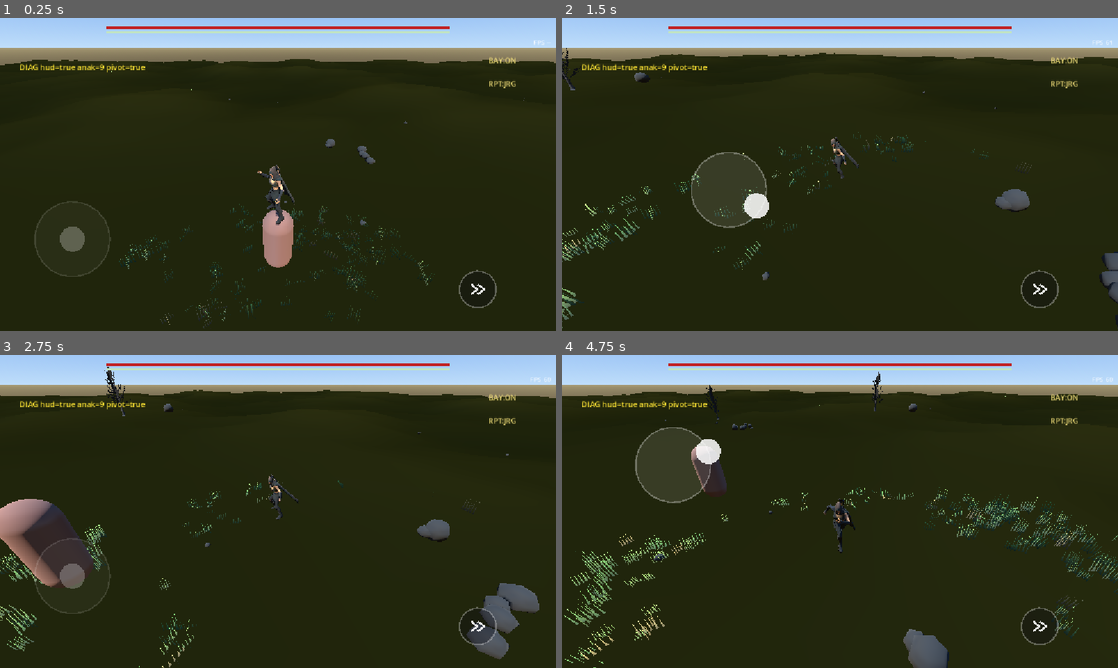
Above: before the commit, frames 1-4 (two rows, left to right).
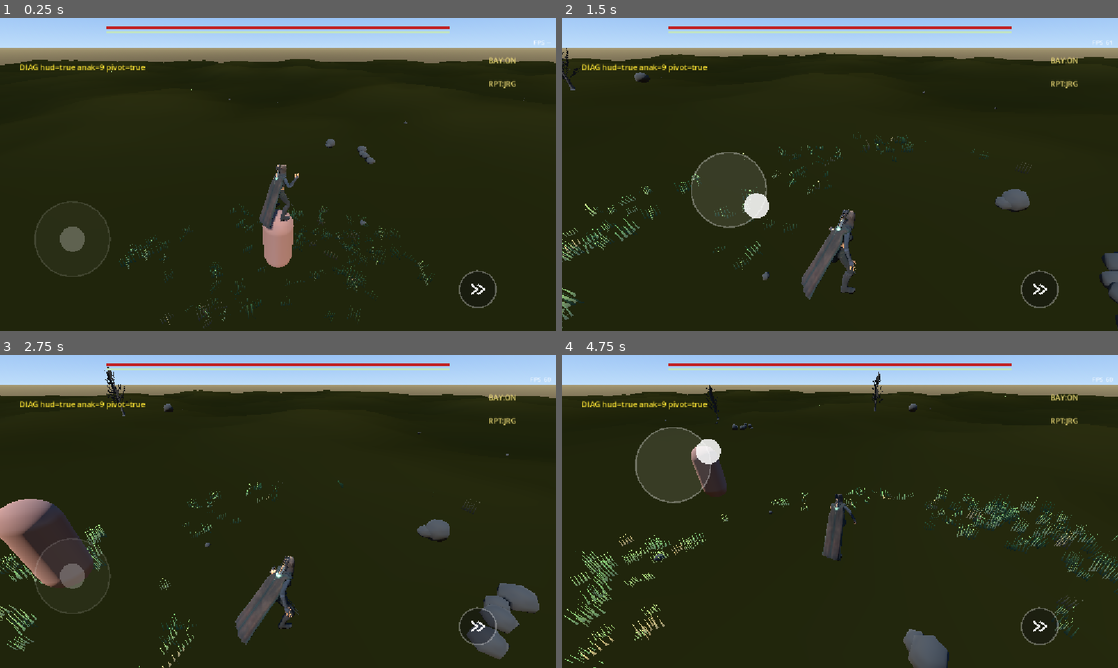
Above: after the commit, the same moments.

Repository: muzape28-blip/ZDEV-RPG
Game: Godot game, scene res://scenes/main.tscn
The game is run twice, just before and just after one commit, with the same random seed, the same clock (stepped at 60 frames per second) and the same inputs.
Inputs (mouse positions are in pixels of both pictures, inside the frame that each line leads up to):
- Up to frame 1 (0.25 s): no input
- Up to frame 2 (1.5 s): drag from (1040, 290) to (895, 105) at 0.52 s; drag from (728, 190) to (812, 237) at 1.27 s
- Up to frame 3 (2.75 s): move the mouse to (333, 442) at 2.02 s; click (333, 442) at 2.17 s
- Up to frame 4 (4.75 s): drag from (812, 574) to (673, 464) at 2.77 s; move the mouse to (1006, 558) at 3.52 s; click (1006, 558) at 3.67 s; drag from (673, 464) to (756, 433) at 4.27 s

The runs differ from the first frame. In frame 1, 0.7% of the frame differs, in the area x 46-54%, y 46-68%; in frame 2, 1.3%; in frame 3, 1.4%, in the area x 42-54%, y 38-93%; in frame 4, 0.6%.

Commit message:
fix KENDALA UAT: flip model Mixamo (+Z), rot-hold dodge, pitch mendongak
- model.rotation.y=PI: hilangkan moonwalk & kamera-di-depan
- rot_hold 0.3s: dodge tak langsung snap balik arah
- PITCH_MAX 0.6 + look_at naik: bisa lihat langit

Co-authored-by: arena-agent <297053741+arena-agent@users.noreply.github.com>

Diff:
--- a/scripts/camera_follow.gd
+++ b/scripts/camera_follow.gd
@@ -51,4 +51,6 @@
 		dist = lerp(dist, DIST_DEFAULT, RECENTER_SPEED * dt)
 
 	if cam != null:
-		cam.look_at(target.global_position + Vector3(0.0, 1.55, 0.0), Vector3.UP)
+		# pitch tinggi => target look-at naik, biar bisa mendongak ke langit
+		var look_h := 1.55 + maxf(0.0, rotation.x - 0.25) * 3.0
+		cam.look_at(target.global_position + Vector3(0.0, look_h, 0.0), Vector3.UP)
--- a/scripts/hud.gd
+++ b/scripts/hud.gd
@@ -9,7 +9,7 @@
 const CAM_SENS := 0.006
 const CAM_PITCH_SENS := 0.004
 const PITCH_MIN := -0.5
-const PITCH_MAX := 0.3
+const PITCH_MAX := 0.6  # diperluas: boleh mendongak ke langit (UAT)
 
 var player: Node = null
 var pivot: Node = null
--- a/scripts/player_controller.gd
+++ b/scripts/player_controller.gd
@@ -54,6 +54,7 @@
 			alias = "DodgeBack"
 	dash_dir = dir.normalized()
 	dash_timer = dash_duration
+	rot_hold = 0.3  # jangan putar badan selama & sesaat setelah dodge
 	var proxy := get_node_or_null("Proxy")
 	if proxy != null and proxy.has_method("play_one_shot"):
 		proxy.play_one_shot(alias)
@@ -66,6 +67,7 @@
 var parry_timer := 0.0
 var lunge_timer := 0.0
 var lunge_dir := Vector3(0.0, 0.0, -1.0)
+var rot_hold := 0.0
 
 const DMGS: Array = [10.0, 10.0, 25.0]
 const CDS: Array = [0.35, 0.4, 0.62]
@@ -146,6 +148,7 @@
 		velocity.y -= gravity_strength * delta
 
 	parry_timer = maxf(0.0, parry_timer - delta)
+	rot_hold = maxf(0.0, rot_hold - delta)
 	atk_cd -= delta
 	if atk_cd <= 0.0 and atk_buffer > 0.0:
 		atk_buffer = 0.0
@@ -171,7 +174,7 @@
 		var target := dir * spd
 		velocity.x = move_toward(velocity.x, target.x, accel * delta)
 		velocity.z = move_toward(velocity.z, target.z, accel * delta)
-		if dir.length_squared() > 0.001:
+		if dir.length_squared() > 0.001 and dash_timer <= 0.0 and rot_hold <= 0.0:
 			var target_yaw := atan2(dir.x, dir.z)
 			rotation.y = lerp_angle(rotation.y, target_yaw, 14.0 * delta)
 
--- a/scripts/proxy_humanoid.gd
+++ b/scripts/proxy_humanoid.gd
@@ -49,6 +49,9 @@
 		return
 	var inst := char_scene.instantiate()
 	inst.scale = inst.scale * 1.1  # Arissa menjulang (permintaan UAT)
+	# Model Mixamo menghadap +Z; logika kita -Z forward.
+	# Tanpa flip: moonwalk + kamera terasa "di depan" (UAT video).
+	inst.rotation.y = PI
 	add_child(inst)
 	model_node = inst
 	anim_player = _find_animation_player(inst)
